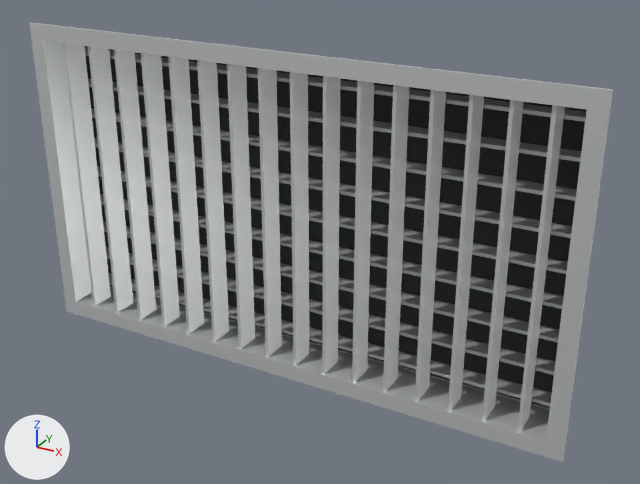
Renders of the glTF model STAIANO-3D/public/models/ecoclima/ebia/ecoclima-ebia-700x400.glb from each side of a commit.
Both versions are drawn from a 50 mm lens placed at (0.495, -0.797, 0.391), pointed at (0.036, 0.038, -0.026). The axes (+X, +Y, +Z) are drawn at lower left. The lights are the same throughout. The first picture is the older version.

The older version as bpy lines, for what is in view:
```python
ob_profile_aletta_orizzontale_025 = bpy.data.objects.new('Profile_aletta_orizzontale.025', me_profile_aletta_orizzontale_025)
ob_profile_aletta_orizzontale_025.location = (0.0, 0.0, 0.0)
ob_profile_aletta_verticale_064 = bpy.data.objects.new('Profile_aletta_verticale.064', me_profile_aletta_verticale_064)
ob_profile_aletta_verticale_064.location = (0.0, 0.0, 0.0)
ob_profile_aletta_verticale_065 = bpy.data.objects.new('Profile_aletta_verticale.065', me_profile_aletta_verticale_065)
ob_profile_aletta_verticale_065.location = (0.0, 0.0, 0.0)
ob_profile_aletta_verticale_066 = bpy.data.objects.new('Profile_aletta_verticale.066', me_profile_aletta_verticale_066)
ob_profile_aletta_verticale_066.location = (0.0, 0.0, 0.0)
ob_profile_aletta_verticale_071 = bpy.data.objects.new('Profile_aletta_verticale.071', me_profile_aletta_verticale_071)
ob_profile_aletta_verticale_071.location = (0.0, 0.0, 0.0)
ob_profile_cornice_012 = bpy.data.objects.new('Profile_cornice.012', me_profile_cornice_012)
ob_profile_cornice_012.location = (0.0, 0.0, 0.0)
ob_profile_cornice_013 = bpy.data.objects.new('Profile_cornice.013', me_profile_cornice_013)
ob_profile_cornice_013.location = (0.0, 0.0, 0.0)
ob_profile_cornice_015 = bpy.data.objects.new('Profile_cornice.015', me_profile_cornice_015)
ob_profile_cornice_015.location = (0.0, 0.0, 0.0)
ob_profile_ritorno_013 = bpy.data.objects.new('Profile_ritorno.013', me_profile_ritorno_013)
ob_profile_ritorno_013.location = (0.0, 0.0, 0.0)
# also in view: 'Profile_aletta_orizzontale.032' at (0.0, 0.049, 0.16); 'Profile_aletta_verticale.072' at (0.02, 0.02, 0.0); 'Profile_aletta_orizzontale.029' at (0.0, 0.049, 0.04); 'Profile_aletta_orizzontale.030' at (0.0, 0.049, 0.08); 'Profile_aletta_verticale.079' at (0.3, 0.02, 0.0)
```
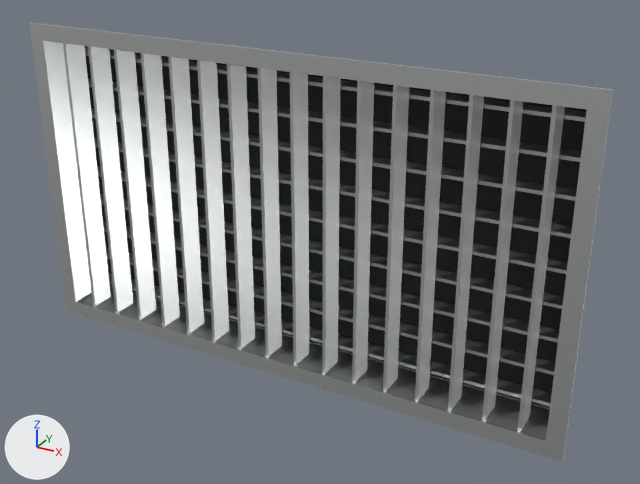
What changed in the scene script:
```text
Change mat_profile_metallo:
    mat_profile_metallo.metallic: 0.55 -> 0.95
    mat_profile_metallo.roughness: 0.42 -> 0.36
```

Location of each change, (x1, y1, x2, y2) in pixels of the pictures (640 x 484 px):
'Profile_cornice.012', surface changed
    both: (29, 22, 613, 112)
'Profile_cornice.013', surface changed
    both: (65, 299, 565, 462)
'Profile_ritorno.013', surface changed
    both: (78, 287, 550, 439)
'Profile_cornice.015', surface changed
    both: (546, 110, 610, 446)
'Profile_aletta_verticale.064', surface changed (lighter)
    both: (63, 43, 111, 306)
'Profile_aletta_verticale.065', surface changed (lighter)
    both: (88, 46, 133, 312)
'Profile_aletta_verticale.066', surface changed (lighter)
    both: (114, 50, 156, 319)
'Profile_aletta_verticale.067', surface changed
    both: (141, 53, 180, 326)
'Profile_aletta_verticale.068', surface changed
    both: (168, 57, 204, 334)
'Profile_aletta_verticale.069', surface changed
    both: (197, 60, 229, 341)
'Profile_aletta_verticale.070', surface changed
    both: (227, 64, 255, 349)
'Profile_aletta_verticale.071', surface changed
    both: (258, 68, 282, 357)
'Profile_aletta_verticale.072', surface changed
    both: (290, 72, 309, 365)
'Profile_aletta_verticale.077', surface changed
    both: (448, 95, 484, 411)
'Profile_ritorno.014', surface changed (lighter)
    both: (45, 41, 92, 301)
'Profile_aletta_verticale.078', surface changed
    both: (482, 100, 524, 421)
'Profile_aletta_verticale.079', surface changed
    both: (518, 105, 565, 431)
'Profile_cornice.014', surface changed
    both: (31, 39, 77, 302)
'Profile_aletta_orizzontale.024', surface changed
    both: (109, 273, 552, 406)
'Profile_aletta_orizzontale.025', surface changed
    both: (106, 247, 556, 375)
'Profile_aletta_orizzontale.026', surface changed
    both: (103, 221, 560, 343)
'Profile_aletta_orizzontale.027', surface changed
    both: (100, 194, 564, 309)
'Profile_aletta_orizzontale.028', surface changed
    both: (97, 166, 568, 274)
'Profile_aletta_orizzontale.029', surface changed
    both: (94, 138, 572, 238)
'Profile_aletta_orizzontale.030', surface changed
    both: (91, 109, 577, 201)
'Profile_aletta_orizzontale.031', surface changed
    both: (88, 79, 581, 162)
'Profile_aletta_orizzontale.032', surface changed
    both: (85, 48, 586, 122)
